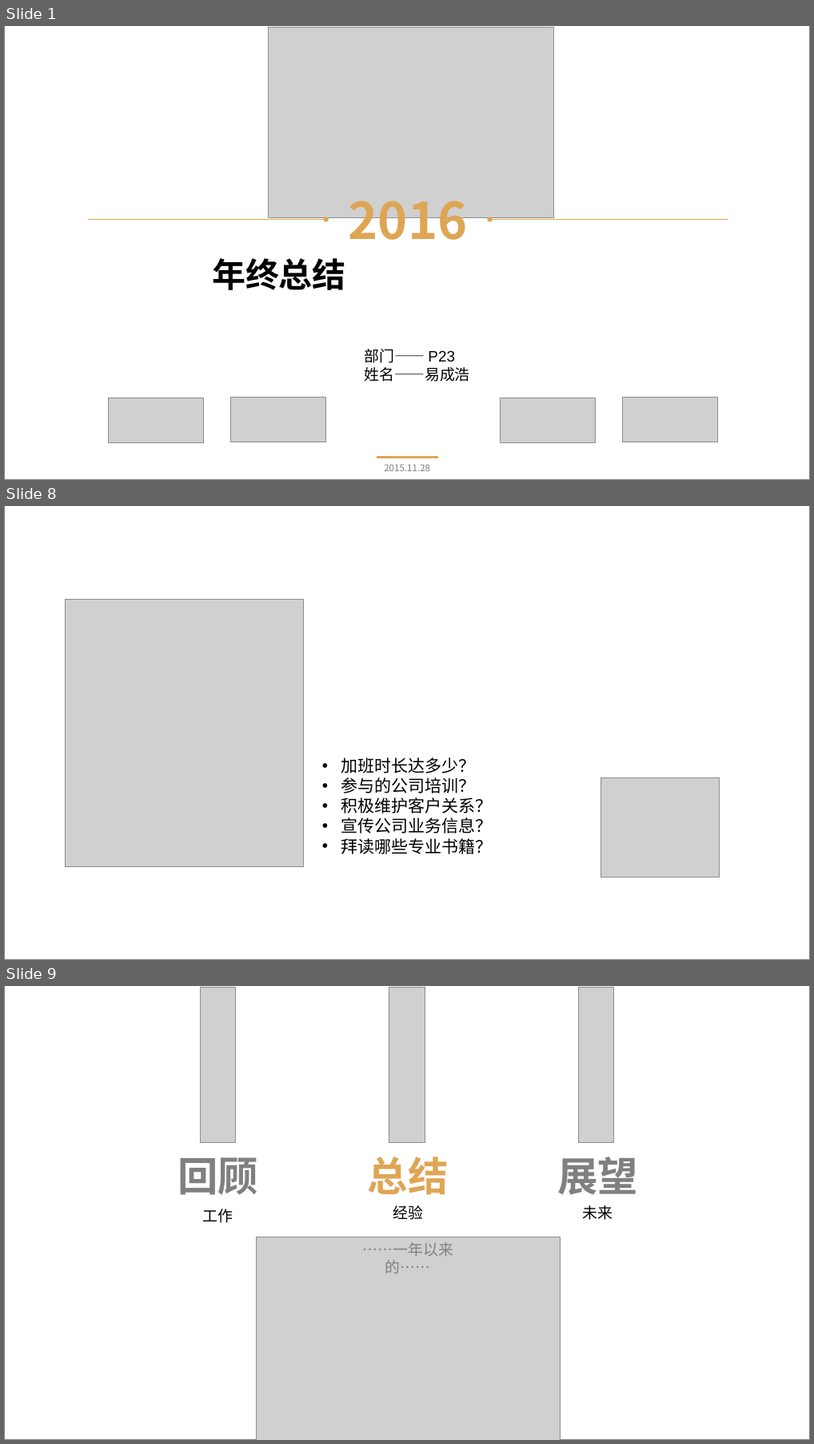
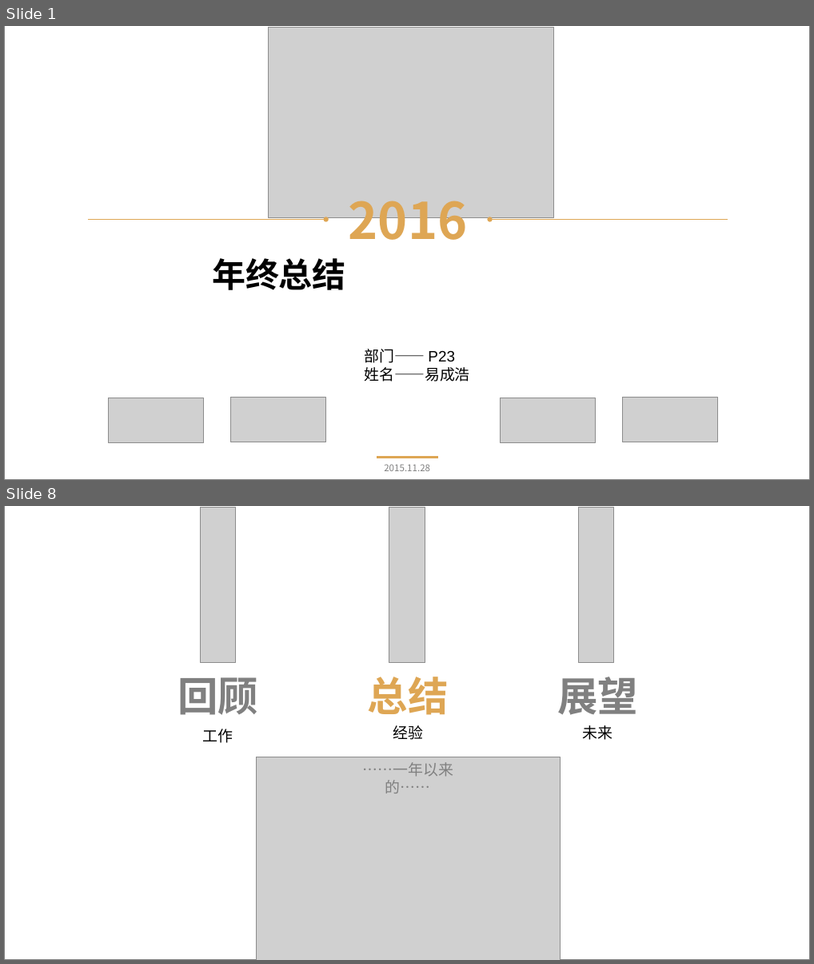
Before and after one commit to 523793658/Air, a slide deck: 2016年终工作总结ppt.pptx. Shown one above the other, each under a label of ours: slides 1, 8 and 9 before the commit, slides 1 and 8 after it; the slides between them are not shown. The pictures are 814x1444 and 814x964 pixels, drawn with LibreOffice and Linux fonts; fonts in the diff are those of the drawing; grey boxes stand for pictures. Boxes give left, top, right and bottom in pixels: in the first picture for what was removed or moved away, otherwise in the second. Text is boxed around its words. In the diff, an @@ line names an element or a change of style, - is before the commit and + after.

```diff
--- a/2016年终工作总结ppt.pptx
+++ b/2016年终工作总结ppt.pptx
@@ slide 8 removed at [4,506,810,960], background #FFFFFF; not listed: 1 template element that a slide beside it also shows @@
@@ picture removed at [66,599,304,866] @@
@@ text removed at [342,757,493,854] @@
-• 加班时长达多少？
-• 参与的公司培训？
-• 积极维护客户关系？
-• 宣传公司业务信息？
-• 拜读哪些专业书籍？
@@ picture removed at [601,778,720,877] @@
@@ what was slide 9 is now slide 8 @@
```
Also in this commit, not shown: 3 slides changed, 9 slides added, 8 other slides removed.
